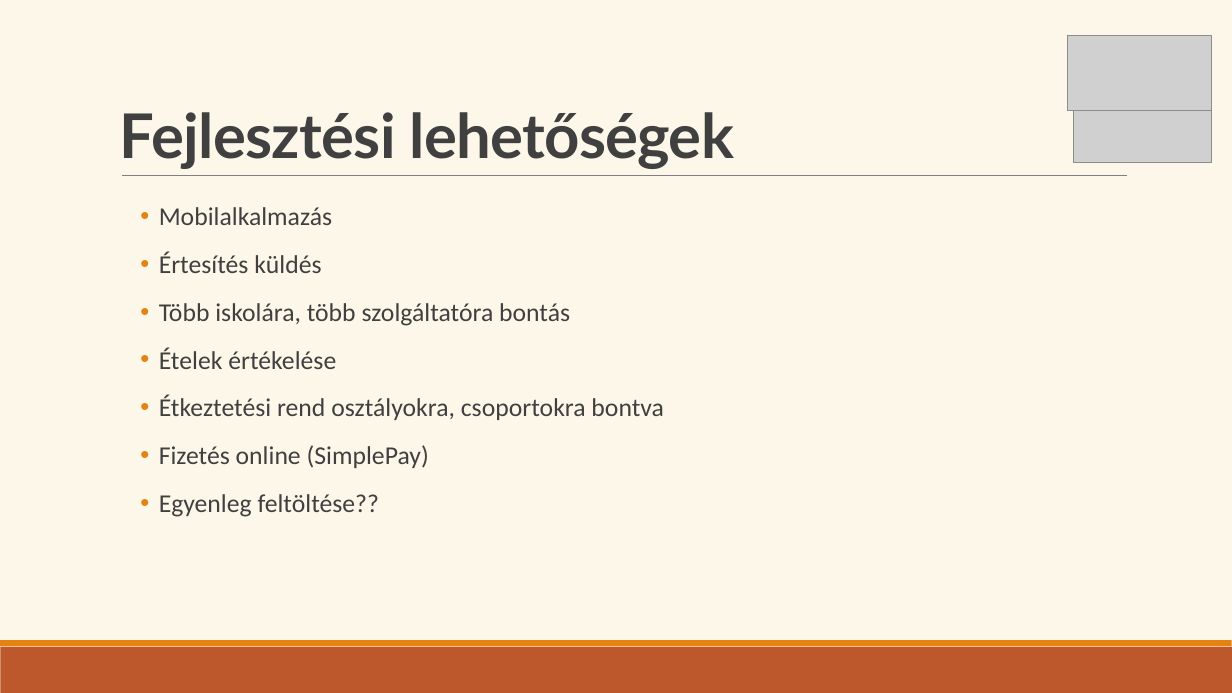
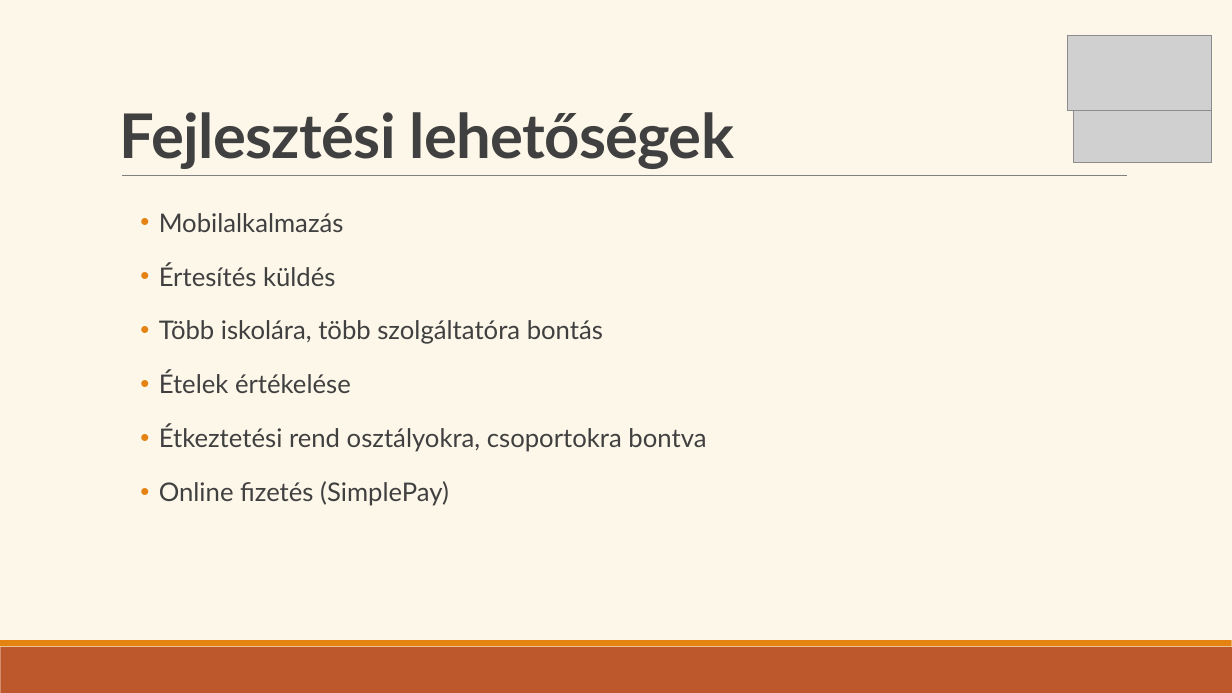
Before and after one commit to Ella50/13_S1_1_vizsgaremek, a slide deck: slide 11 of Dokumentációhoz/Prezentáció/eMenza_AtkariAriella_FarkasDominik.pptx (slide 16 before the commit). Drawn at 1232x693 pixels with LibreOffice and Linux fonts; fonts in the diff are those of the drawing; grey boxes stand for pictures. Boxes give left, top, right and bottom in pixels: in the first picture for what was removed or moved away, otherwise in the second. Text is boxed around its words. In the diff, an @@ line names an element or a change of style, - is before the commit and + after.

```diff
--- a/Dokumentációhoz/Prezentáció/eMenza_AtkariAriella_FarkasDominik.pptx
+++ b/Dokumentációhoz/Prezentáció/eMenza_AtkariAriella_FarkasDominik.pptx
@@ text at [159, 213, 706, 452]: font Calibri to Lato in "Mobilalkalmazás", "Értesítés küldés", "Több iskolára, több szolgáltatóra bontás", "Ételek értékelése" and 1 more places; line spacing 1.3 to 1.5 @@
@@ text at [159, 481, 449, 506]: text changed; font Calibri to Lato @@
-  • Fizetés online (SimplePay)
-  • Egyenleg feltöltése??
+  • Online fizetés (SimplePay)
```
Also in this commit, not shown: 10 other slides changed, 5 slides removed, 4 other files.
